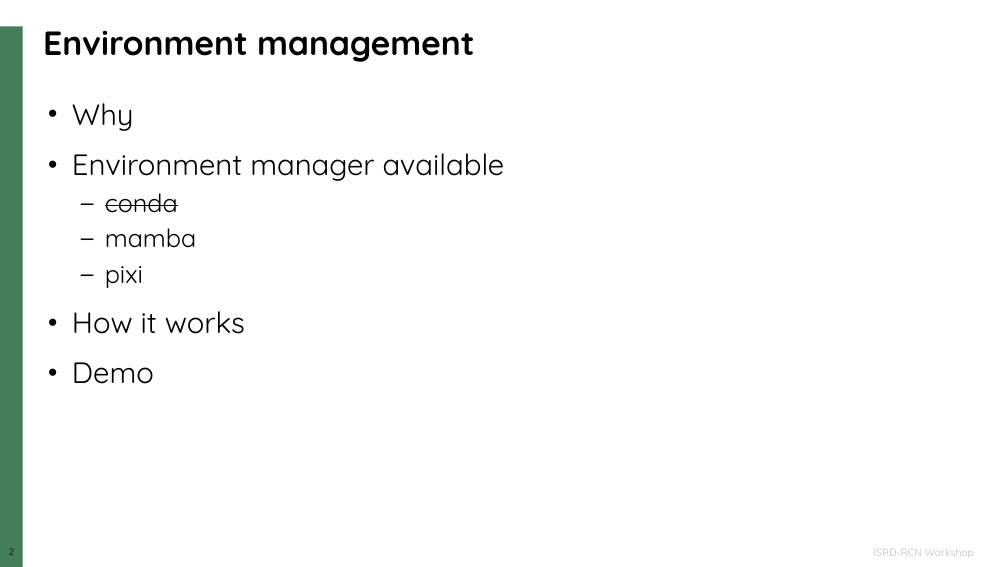
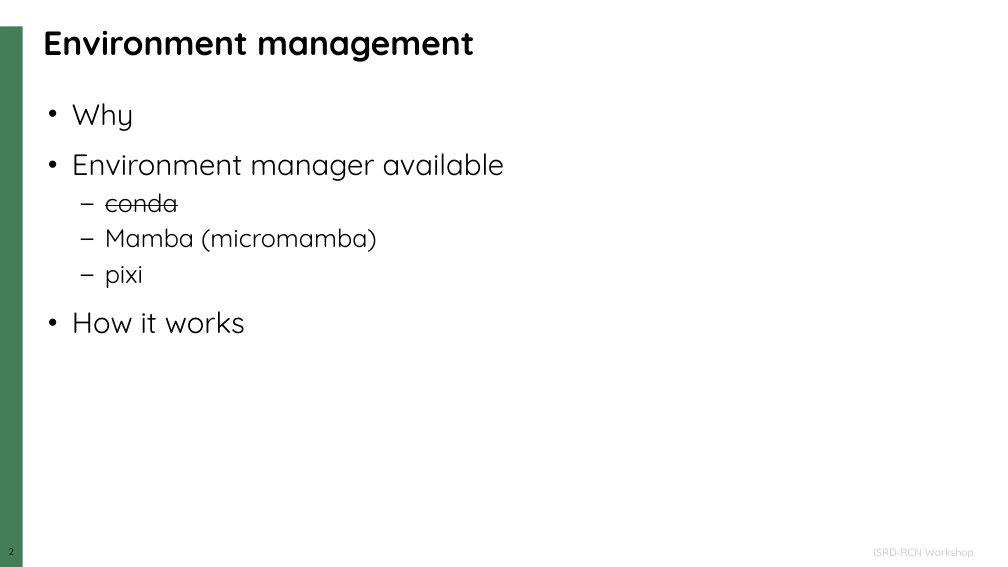
Before and after one commit to neutrons/ns-computation-tutorial, a slide deck: slide 2 of lectures/NXS_2025_environment_and_running_python_options.pptx. Drawn at 1008x567 pixels with LibreOffice and Linux fonts; fonts in the diff are those of the drawing; background and template pictures are left out. Boxes give left, top, right and bottom in pixels: in the first picture for what was removed or moved away, otherwise in the second. Text is boxed around its words. In the diff, an @@ line names an element or a change of style, - is before the commit and + after.

```diff
--- a/lectures/NXS_2025_environment_and_running_python_options.pptx
+++ b/lectures/NXS_2025_environment_and_running_python_options.pptx
@@ text at bbox=[105, 228, 377, 252]: text changed @@
-  – mamba
+  – Mamba (micromamba)
@@ text at bbox=[72, 362, 154, 384]: paragraph removed @@
-• Demo
```
Also in this commit, not shown: 3 other slides changed, 2 slides added, 2 slides removed.
